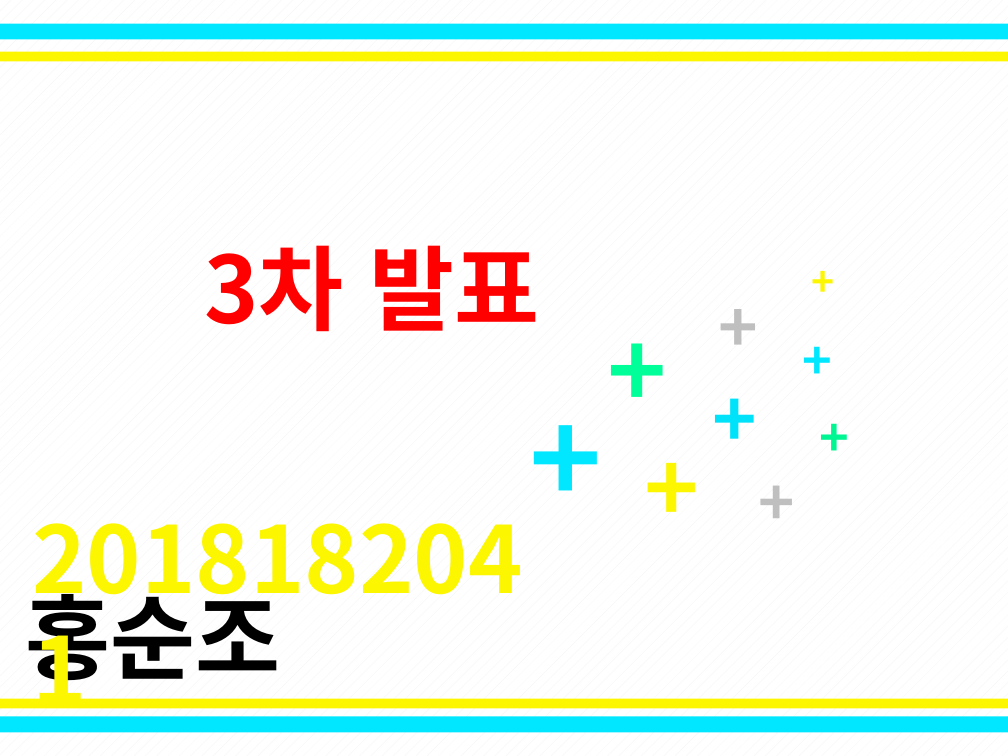
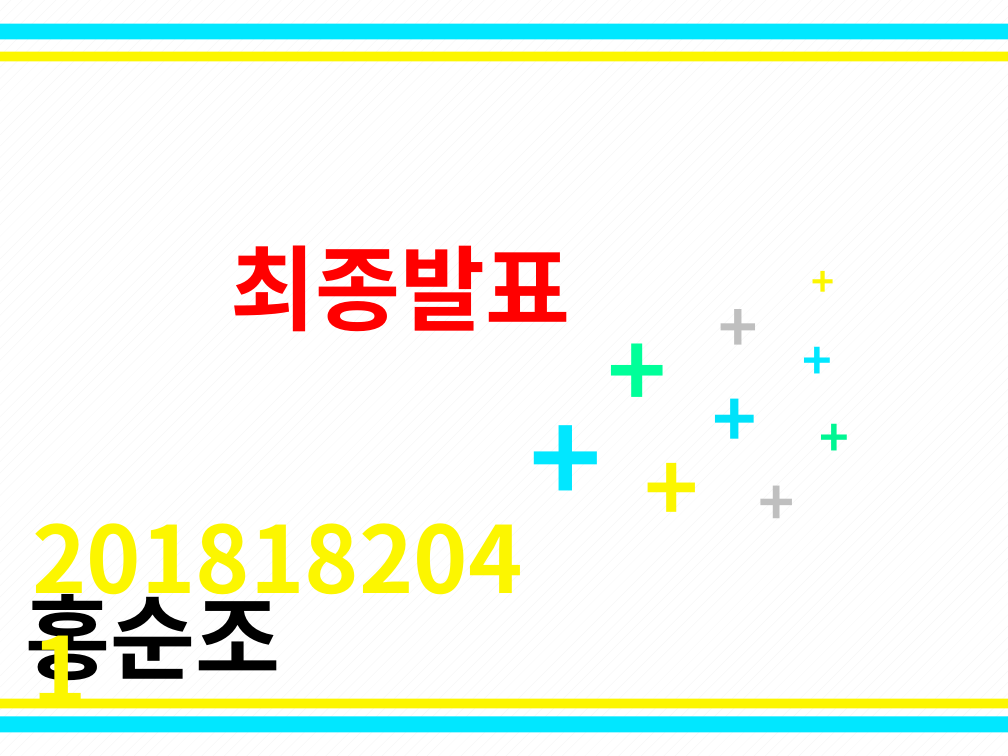
Before and after one commit to SuperHong94/2D_Game_Project-2018182041, a slide deck: slide 1 of 최종.pptx. Drawn at 1008x756 pixels with LibreOffice and Linux fonts; fonts in the diff are those of the drawing. Boxes give left, top, right and bottom in pixels: in the first picture for what was removed or moved away, otherwise in the second. Text is boxed around its words. In the diff, an @@ line names an element or a change of style, - is before the commit and + after.

Commit message:
2018182041 최종완료
https://youtu.be/NG03eIllY5w

```diff
--- a/최종.pptx
+++ b/최종.pptx
@@ text at [230,245,570,332]: text changed @@
-3차 발표
+최종발표
```
Also in this commit, not shown: 2 other slides changed.
